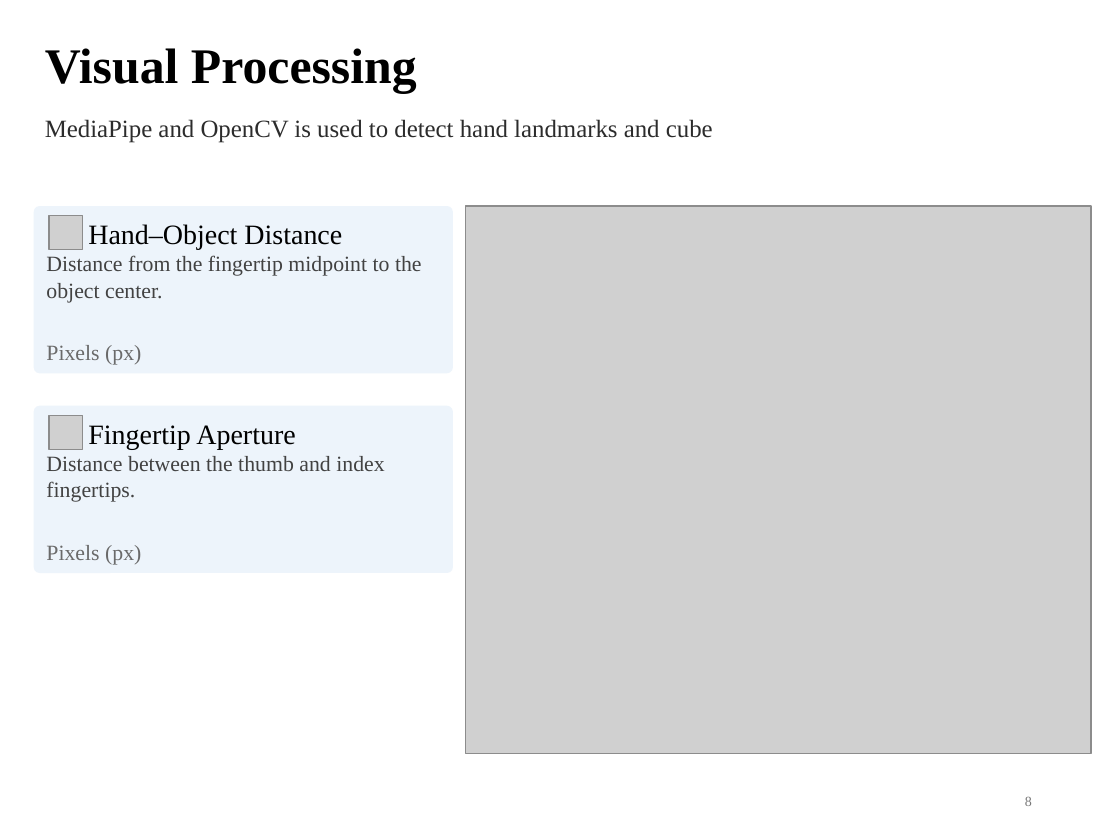
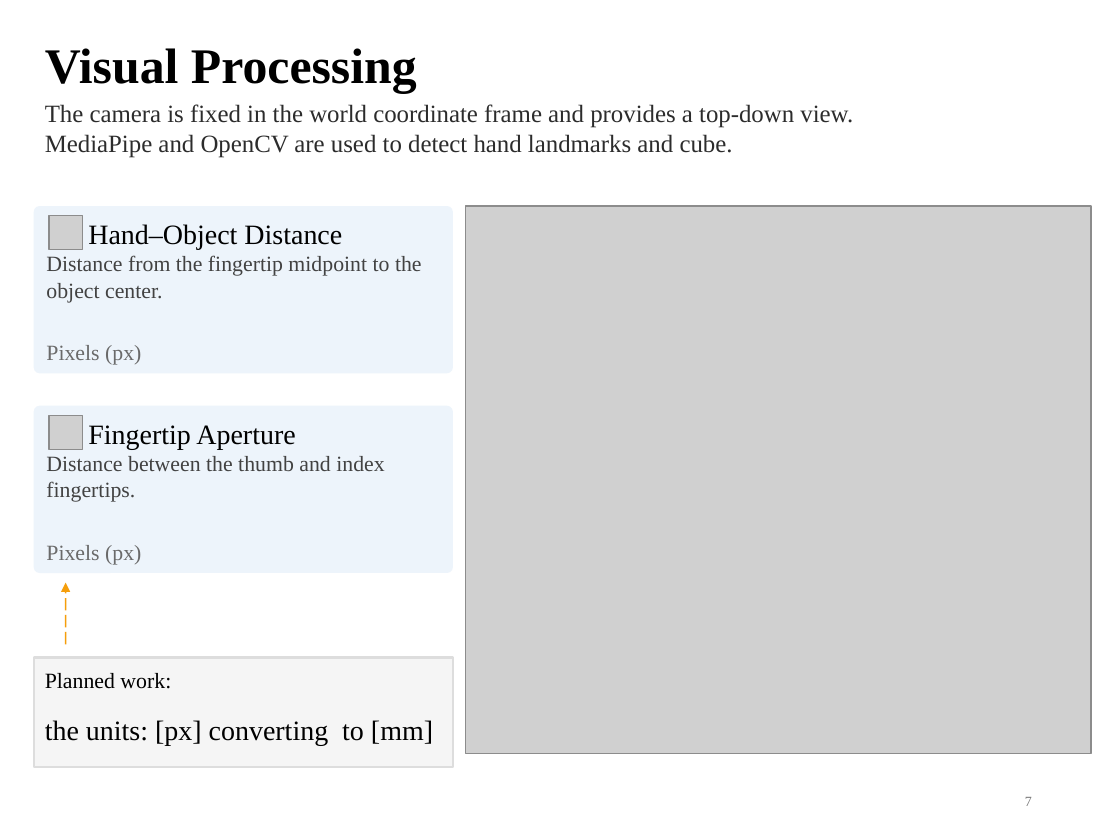
Before and after one commit to DiXiQing/Multimodal_Imitation_Learning, a slide deck: slide 7 of Zemi/2026-10-28v2-Di.pptx (slide 8 before the commit). Drawn at 1120x840 pixels with LibreOffice and Linux fonts; fonts in the diff are those of the drawing; grey boxes stand for pictures. Boxes give left, top, right and bottom in pixels: in the first picture for what was removed or moved away, otherwise in the second. Text is boxed around its words. In the diff, an @@ line names an element or a change of style, - is before the commit and + after.

```diff
--- a/Zemi/2026-10-28v2-Di.pptx
+++ b/Zemi/2026-10-28v2-Di.pptx
@@ text at [45, 104, 853, 158]: text changed @@
-MediaPipe and OpenCV is used to detect hand landmarks and cube
+The camera is fixed in the world coordinate frame and provides a top-down view.
+MediaPipe and OpenCV are used to detect hand landmarks and cube.
@@ arrow added from (66, 644) to (66, 582), #F59E0B 1 pt dashed @@
@@ rounded rectangle added at [34, 657, 452, 767], fill #F5F5F5, outline #DDDDDD 1.5 pt, 18 pt, text #000000 @@
+the units: [px] converting to [mm]
@@ text added at [45, 673, 171, 689], 14 pt, text #000000 @@
+Planned work:
@@ page number at [1025, 797, 1032, 806]: text changed @@
-8
+7
```
Also in this commit, not shown: 12 other slides changed, 2 slides added, 1 slide removed, 24 other files.
